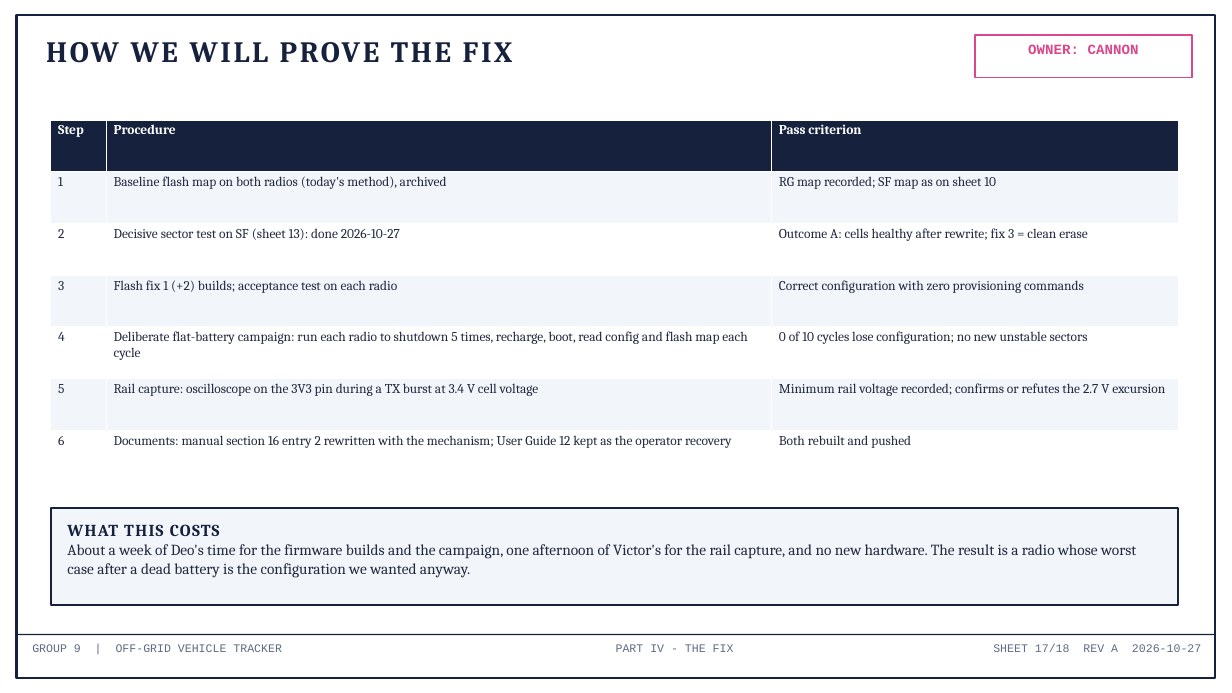
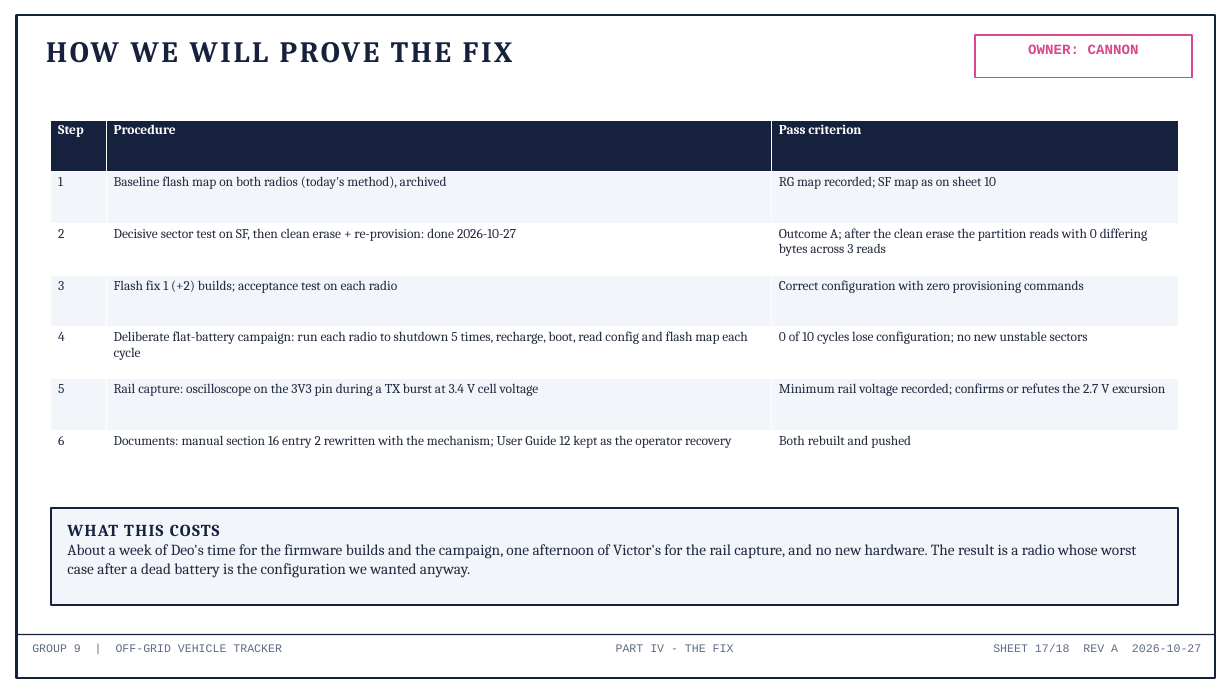
Before and after one commit to deosgracius/offgrid-vehicle-tracker, a slide deck: slide 17 of docs/presentations/Group9_ConfigLoss_RootCause.pptx. Drawn at 1232x693 pixels with LibreOffice and Linux fonts; fonts in the diff are those of the drawing. Boxes give left, top, right and bottom in pixels: in the first picture for what was removed or moved away, otherwise in the second. Text is boxed around its words. In the diff, an @@ line names an element or a change of style, - is before the commit and + after.

```diff
--- a/docs/presentations/Group9_ConfigLoss_RootCause.pptx
+++ b/docs/presentations/Group9_ConfigLoss_RootCause.pptx
@@ table at bbox=[51, 120, 1178, 482] @@
-row 3, column 2: Decisive sector test on SF (sheet 13): done 2026-10-27
+row 3, column 2: Decisive sector test on SF, then clean erase + re-provision: done 2026-10-27
-row 3, column 3: Outcome A: cells healthy after rewrite; fix 3 = clean erase
+row 3, column 3: Outcome A; after the clean erase the partition reads with 0 differing bytes across 3 reads
```
Also in this commit, not shown: 3 other slides changed, 6 other files.
